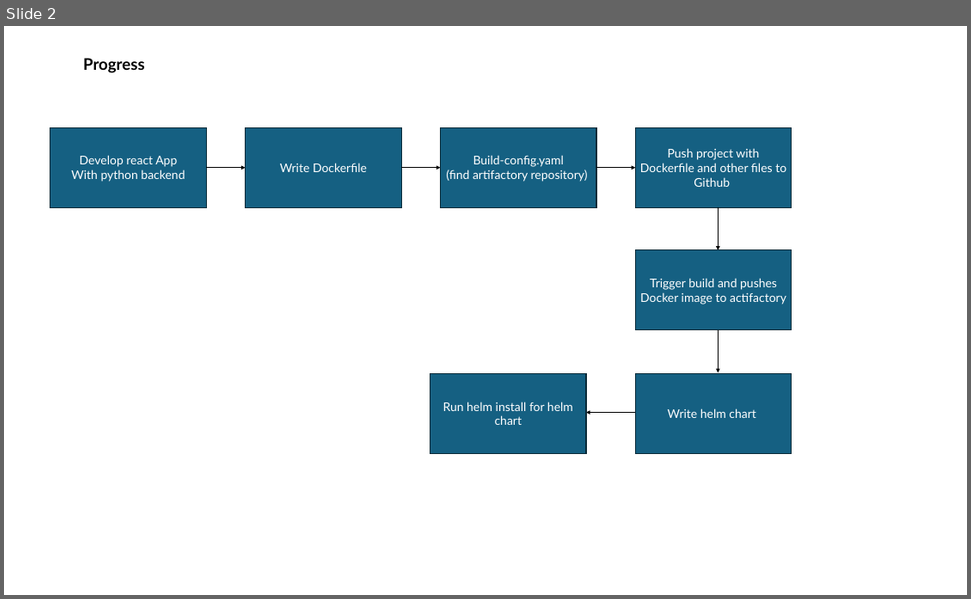
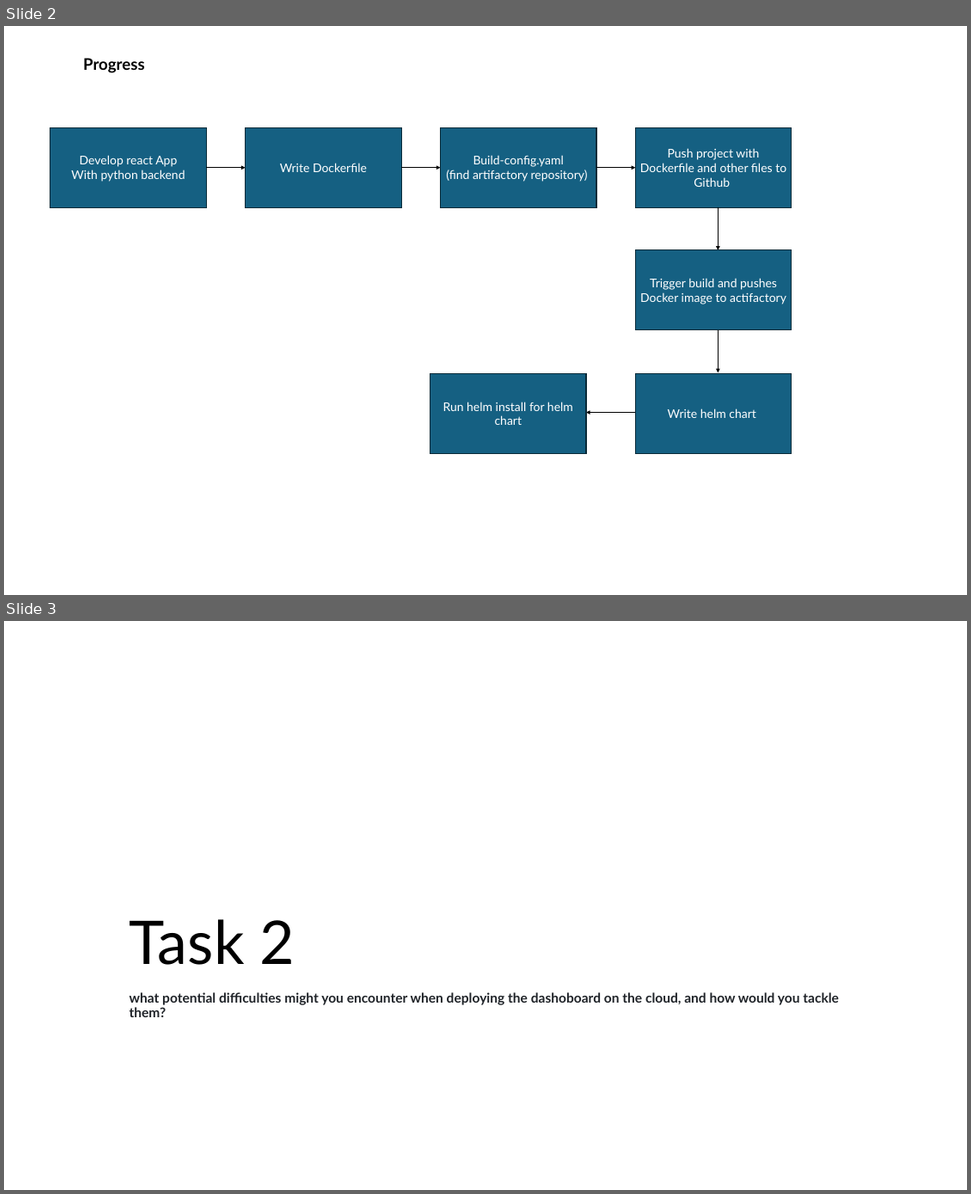
Before and after one commit to wookkim1031/intern-project, a slide deck: Tasks/Task 2.pptx. Shown one above the other, each under a label of ours: slide 2 before the commit, slides 2 and 3 after it. The pictures are 971x599 and 971x1194 pixels, drawn with LibreOffice and Linux fonts; fonts in the diff are those of the drawing. Boxes give left, top, right and bottom in pixels: in the first picture for what was removed or moved away, otherwise in the second. Text is boxed around its words. In the diff, an @@ line names an element or a change of style, - is before the commit and + after.

```diff
--- a/Tasks/Task 2.pptx
+++ b/Tasks/Task 2.pptx
@@ slide 3 added at box(4, 621, 967, 1190), background #FFFFFF @@
@@ title added at box(130, 919, 839, 1017), 20 pt, text #1F2328, bold @@
+Task 2
+what potential difficulties might you encounter when deploying the dashoboard on the cloud, and how would you tackle them?
```
Also in this commit, not shown: 1 other slide added, 4 other files.
